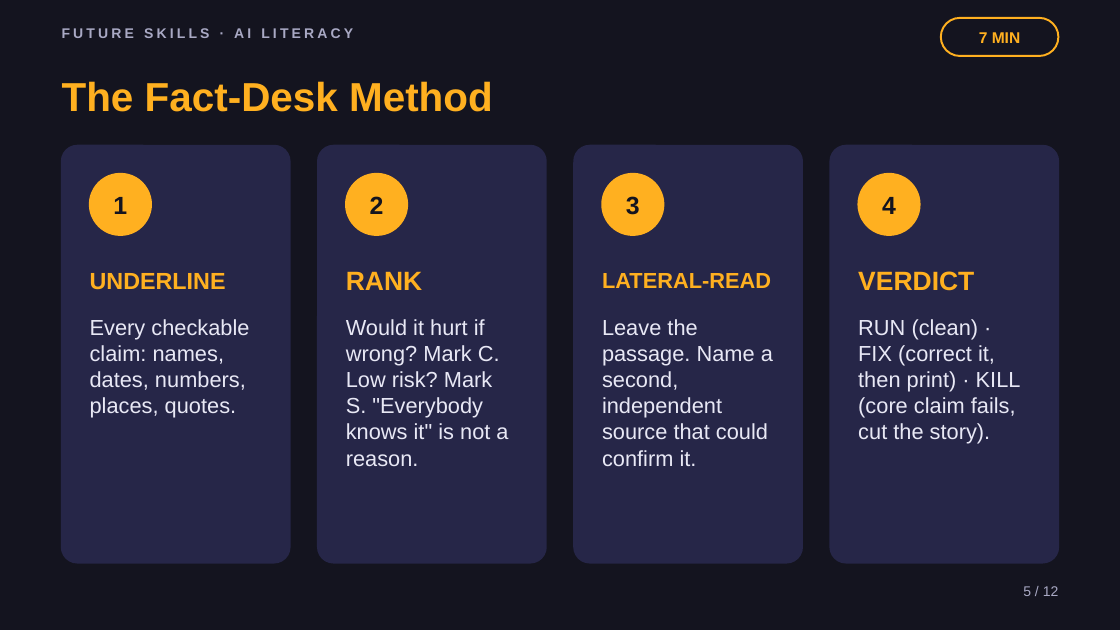
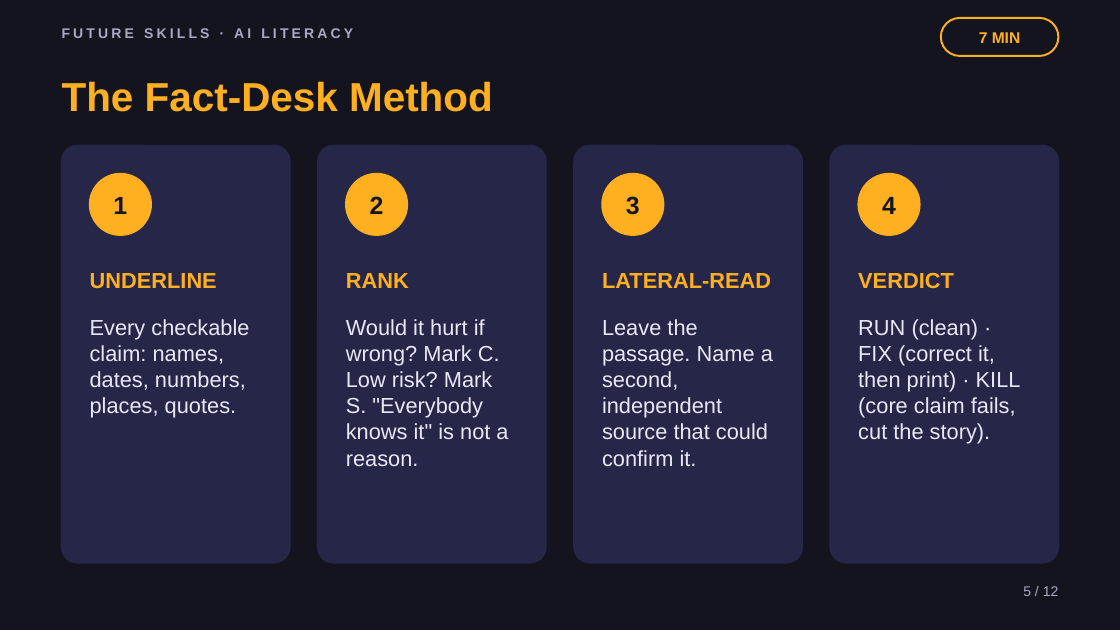
Before and after one commit to phiunit/tptphi, a slide deck: slide 5 of products/ai-fact-check-lab/dist/Hallucination Hunters - Slides.pptx. Drawn at 1120x630 pixels with LibreOffice and Linux fonts; fonts in the diff are those of the drawing. Boxes give left, top, right and bottom in pixels: in the first picture for what was removed or moved away, otherwise in the second. Text is boxed around its words. In the diff, an @@ line names an element or a change of style, - is before the commit and + after.

```diff
--- a/products/ai-fact-check-lab/dist/Hallucination Hunters - Slides.pptx
+++ b/products/ai-fact-check-lab/dist/Hallucination Hunters - Slides.pptx
@@ text "UNDERLINE" at bbox=[90, 273, 217, 289]: size 15 to 14 pt @@
@@ text "RANK" at bbox=[346, 273, 409, 288]: size 17 to 14 pt @@
@@ text "VERDICT" at bbox=[858, 273, 954, 289]: size 17 to 14 pt @@
```
Also in this commit, not shown: 40 other files.
